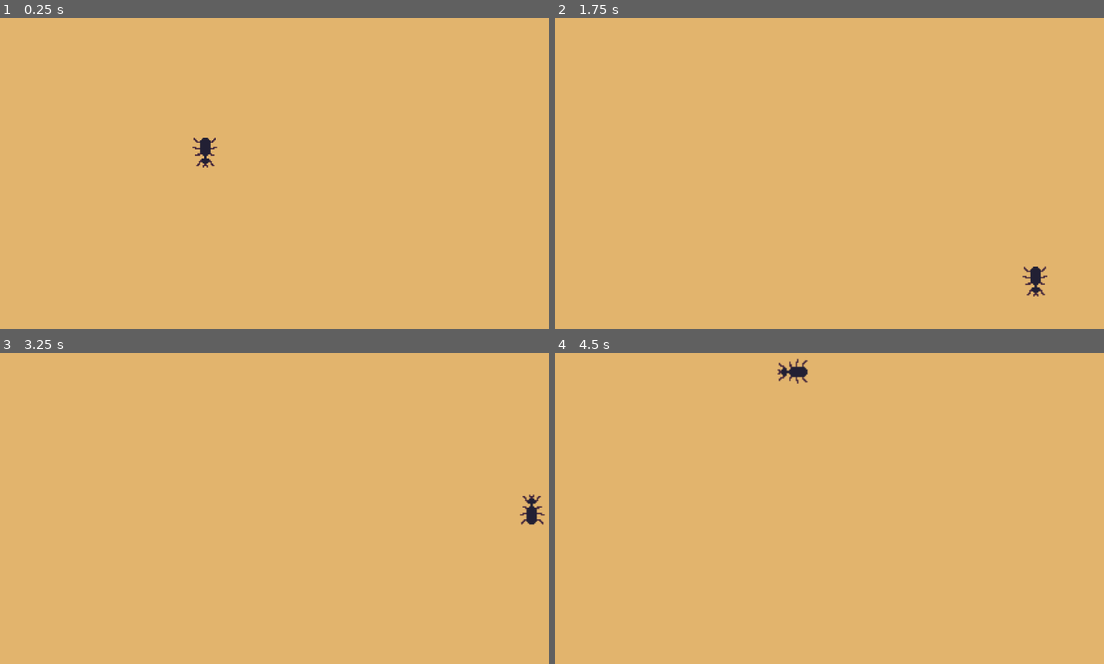
Above: before the commit, frames 1-4 (two rows, left to right).
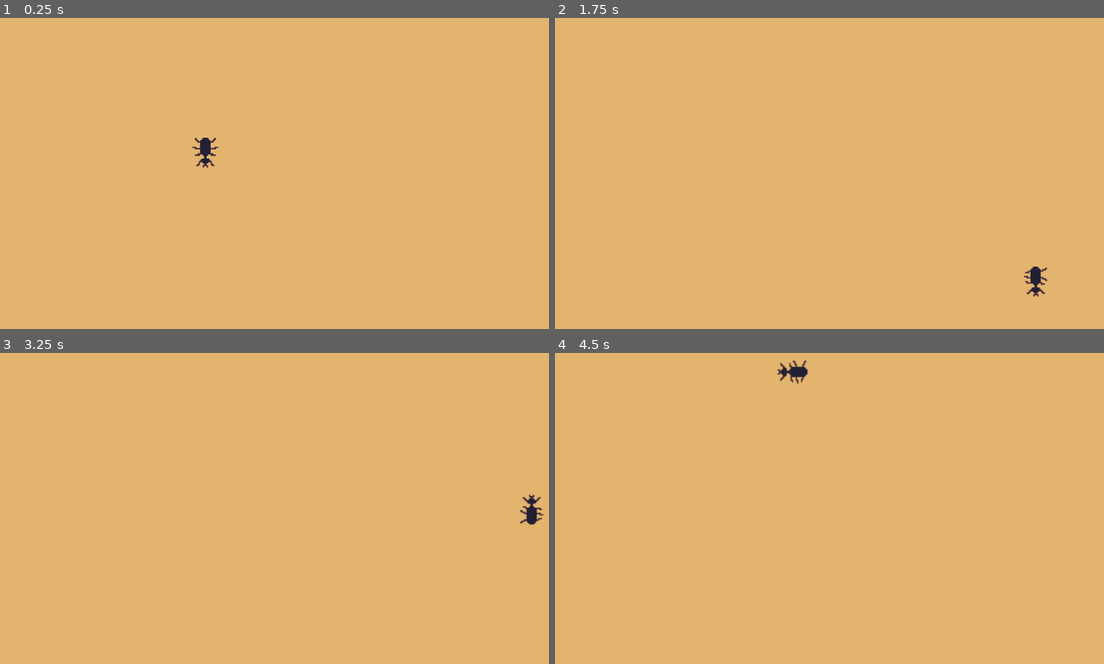
Above: after the commit, the same moments.

Repository: Rednaxelus/AntOhNo
Game: Godot game, scene res://game_loop.tscn
Two runs of this game, one before a commit and one after it. Both use one fixed random seed, a clock stepped at 60 frames per second and the inputs below.
Inputs:
- Up to frame 1 (0.25 s): no input
- Up to frame 2 (1.75 s): tap Enter at 0.5 s; hold Right (ui_right) 0.53-1.28 s; hold Down (ui_down) from 1.28 s (still down)
- Up to frame 3 (3.25 s): release Down (ui_down) at 2.03 s; hold Right (ui_right) 2.03-2.78 s; tap Space at 2.75 s; hold Up (ui_up) from 2.78 s (still down)
- Up to frame 4 (4.5 s): release Up (ui_up) at 3.53 s; hold Left (ui_left) from 3.53 s (still down)

The runs differ from the first frame. In frame 1, less than 0.1% of the frame differs, in the area x 35-40%, y 38-45%; in frame 2, less than 0.1%, in the area x 85-90%, y 79-90%; in frame 3, less than 0.1%; in frame 4, less than 0.1%.

Commit message:
animation

Diff:
--- a/TheGame/Ant.tscn
+++ b/TheGame/Ant.tscn
@@ -1,7 +1,18 @@
-[gd_scene load_steps=4 format=2]
+[gd_scene load_steps=8 format=2]
 
-[ext_resource path="res://Sprites/ant.png" type="Texture" id=1]
+[ext_resource path="res://Sprites/ant4.png" type="Texture" id=1]
 [ext_resource path="res://ant.gd" type="Script" id=2]
+[ext_resource path="res://Sprites/ant2.png" type="Texture" id=3]
+[ext_resource path="res://Sprites/ant1.png" type="Texture" id=4]
+[ext_resource path="res://Sprites/ant3.png" type="Texture" id=5]
+
+[sub_resource type="SpriteFrames" id=2]
+animations = [ {
+"frames": [ ExtResource( 4 ), ExtResource( 3 ), ExtResource( 5 ), ExtResource( 1 ) ],
+"loop": true,
+"name": "default",
+"speed": 5.0
+} ]
 
 [sub_resource type="CapsuleShape2D" id=1]
 radius = 22.7543
@@ -11,8 +22,8 @@
 position = Vector2( 496, 325 )
 script = ExtResource( 2 )
 
-[node name="Sprite" type="Sprite" parent="."]
-texture = ExtResource( 1 )
+[node name="Animation" type="AnimatedSprite" parent="."]
+frames = SubResource( 2 )
 
 [node name="CollisionShape2D" type="CollisionShape2D" parent="."]
 position = Vector2( -0.815674, 1.01956 )
--- a/TheGame/ant.gd
+++ b/TheGame/ant.gd
@@ -11,7 +11,10 @@
 	var axis = get_input_axis()
 	if(axis == Vector2.ZERO):
 		apply_friction(ACCELERATION * delta)
+		$Animation.playing = false
+		$Animation.frame = 0
 	else:
+		$Animation.playing = true
 		apply_movement(axis * ACCELERATION * delta)
 	motion = move_and_slide(motion)
 
Binary file changed: TheGame/Sprites/ant.aseprite
Binary file removed: TheGame/Sprites/ant.png
Binary file added: TheGame/Sprites/ant1.png
Not shown, added: TheGame/Sprites/ant1.png.import
Binary file added: TheGame/Sprites/ant2.png
Not shown, changed: TheGame/Sprites/ant2.png.import
Binary file added: TheGame/Sprites/ant3.png
Not shown, added: TheGame/Sprites/ant3.png.import
Binary file added: TheGame/Sprites/ant4.png
Not shown, added: TheGame/Sprites/ant4.png.import
